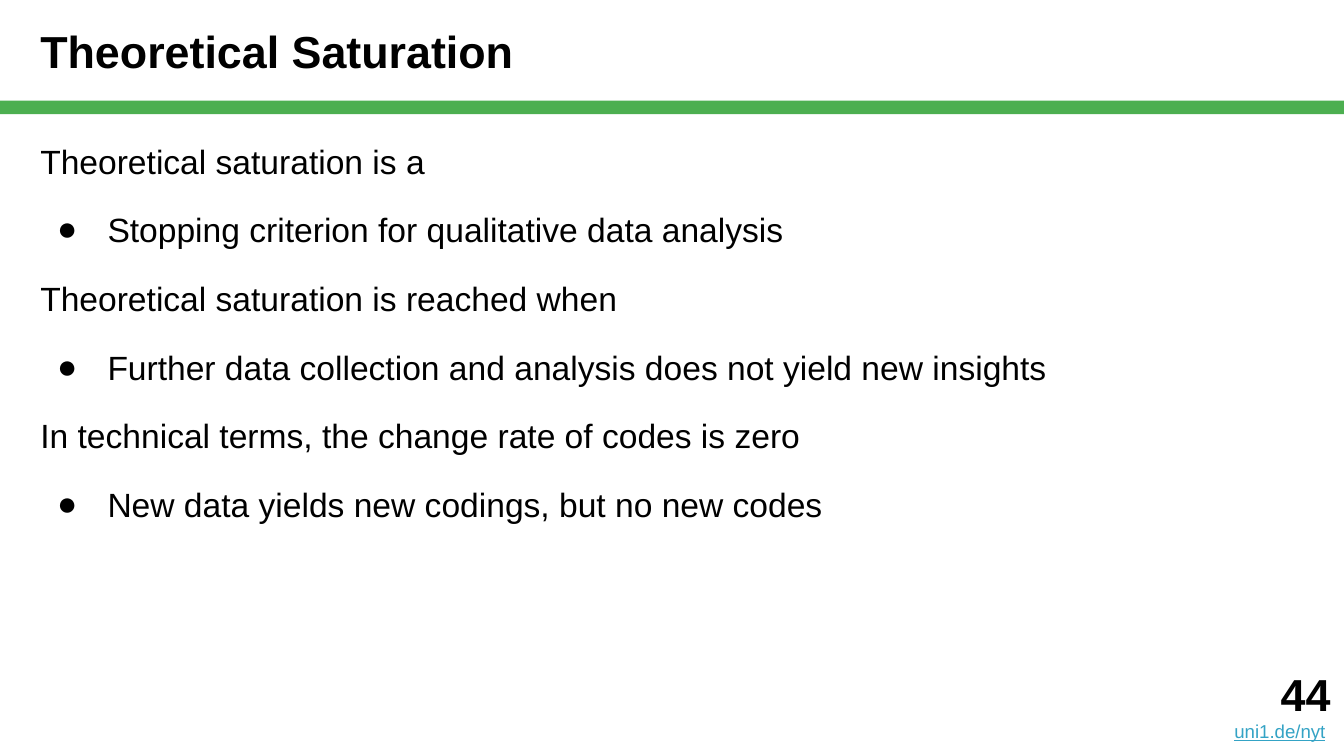
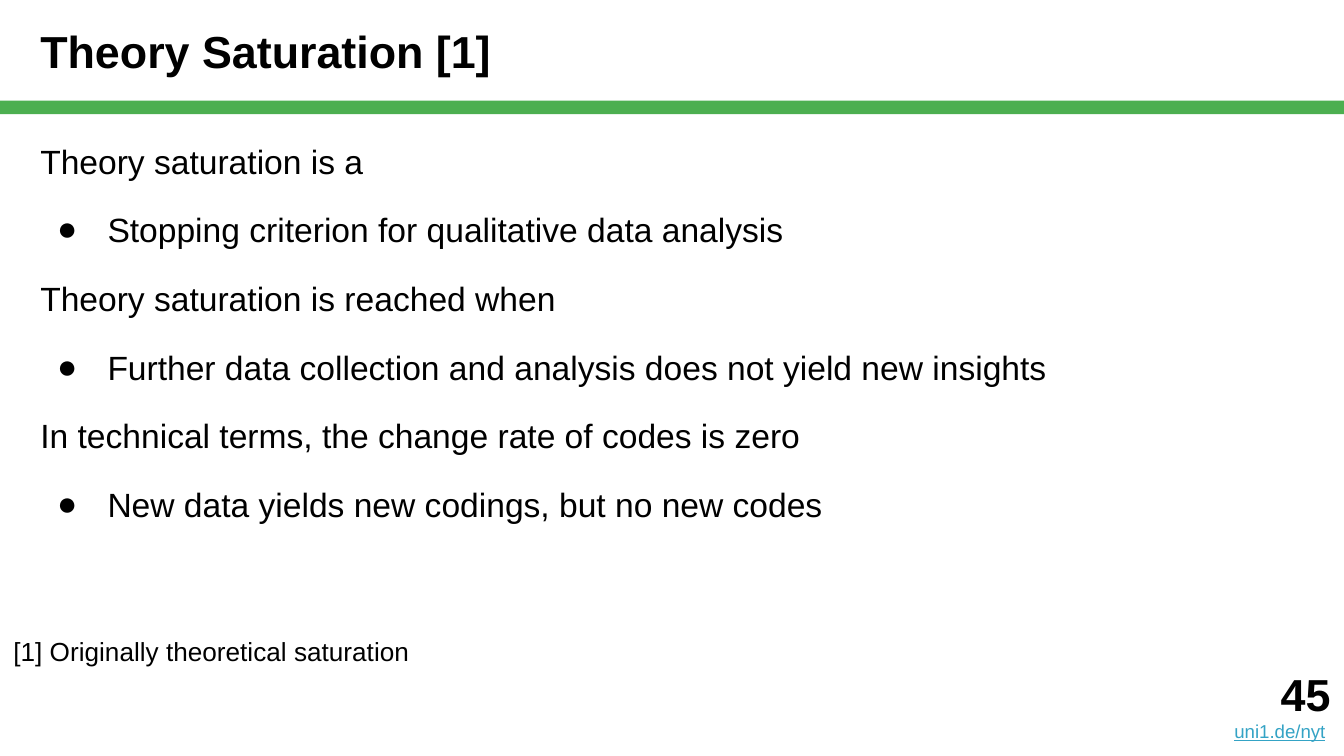
Before and after one commit to dirkriehle/nyt-course, a slide deck: slide 45 of Lecture slides/NYT B03 - Qualitative Data Analysis.pptx (slide 44 before the commit). Drawn at 1344x756 pixels with LibreOffice and Linux fonts; fonts in the diff are those of the drawing. Boxes give left, top, right and bottom in pixels: in the first picture for what was removed or moved away, otherwise in the second. Text is boxed around its words. In the diff, an @@ line names an element or a change of style, - is before the commit and + after.

```diff
--- a/Lecture slides/NYT B03 - Qualitative Data Analysis.pptx
+++ b/Lecture slides/NYT B03 - Qualitative Data Analysis.pptx
@@ title at [40, 35, 491, 77]: text changed @@
-Theoretical Saturation
+Theory Saturation [1]
@@ text at [40, 149, 363, 180]: text changed @@
-Theoretical saturation is a
+Theory saturation is a
@@ text at [40, 286, 555, 317]: text changed @@
-Theoretical saturation is reached when
+Theory saturation is reached when
@@ text added at [13, 642, 409, 667], 14 pt, text #000000 @@
+[1] Originally theoretical saturation
@@ text at [1281, 680, 1331, 712]: text changed @@
-44
+45
```
Also in this commit, not shown: 13 other slides changed, 4 slides added, 3 slides removed, 1 other file.
